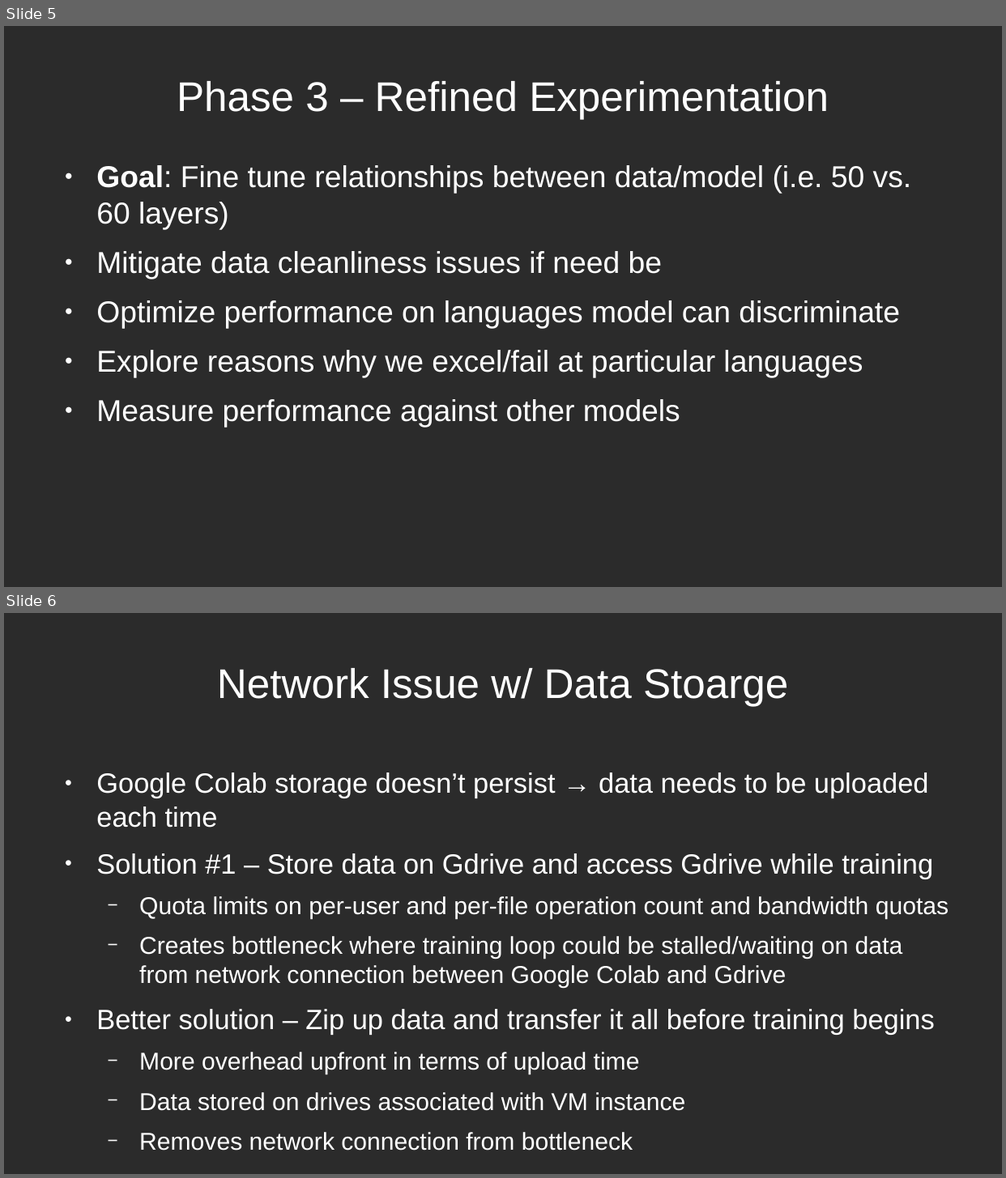
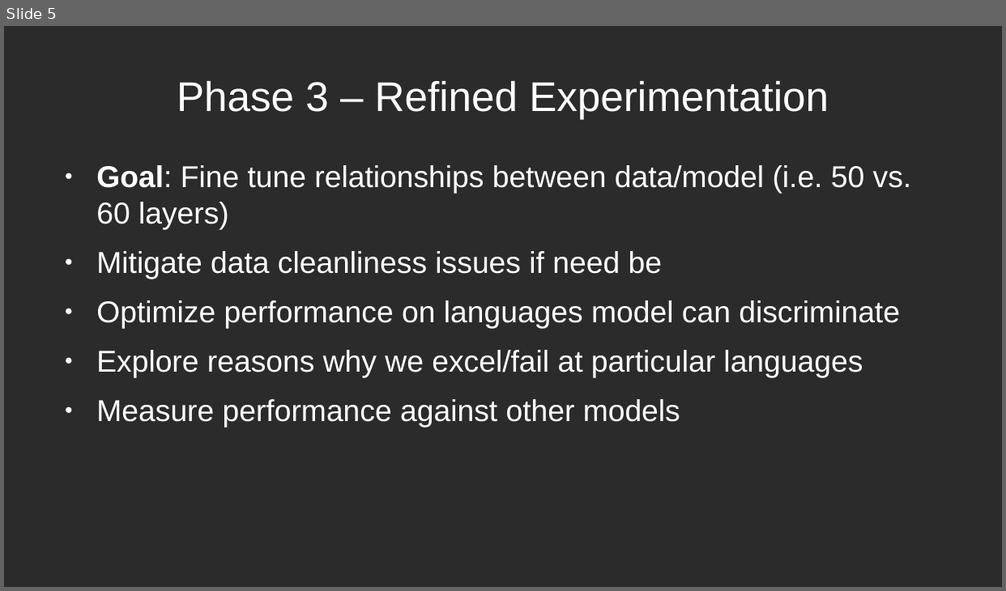
Before and after one commit to rgmartin/ECSE-552-Final-Project, a slide deck: Planning Documentation/Project Organization.odp. Shown one above the other, each under a label of ours: slides 5 and 6 before the commit, slide 5 after it. The pictures are 1006x1178 and 1006x591 pixels, drawn with LibreOffice and Linux fonts; fonts in the diff are those of the drawing; background and template pictures are left out; a plain dark background stands for a picture behind light text. Boxes give left, top, right and bottom in pixels: in the first picture for what was removed or moved away, otherwise in the second. Text is boxed around its words. In the diff, an @@ line names an element or a change of style, - is before the commit and + after.

```diff
--- a/Planning Documentation/Project Organization.odp
+++ b/Planning Documentation/Project Organization.odp
@@ slide 6 removed at <box>4,613,1002,1174</box>, background picture (left out) @@
@@ title removed at <box>217,668,788,707</box> @@
-Network Issue w/ Data Stoarge
@@ text removed at <box>96,773,948,1151</box> @@
-● Google Colab storage doesn’t persist → data needs to be uploaded each time
-● Solution #1 – Store data on Gdrive and access Gdrive while training
-  − Quota limits on per-user and per-file operation count and bandwidth quotas
-  − Creates bottleneck where training loop could be stalled/waiting on data from network connection between Google Colab and Gdrive
-● Better solution – Zip up data and transfer it all before training begins
-  − More overhead upfront in terms of upload time
-  − Data stored on drives associated with VM instance
-  − Removes network connection from bottleneck
-● Documented problem in Google Colab FAQ
```
Also in this commit, not shown: 4 other files.
